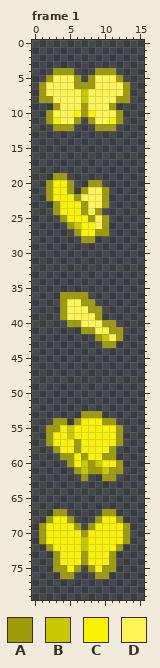
Pixel-art file -- assets/texture/butterfly_16px/butterfly.aseprite. Above, as it was before the edit.
16x80 pixels, 5 frames. Shown: frame 1. The commit also changed other frames, which this record leaves out.
Palette (. is transparent): A #9f9c0b  B #c7c900  C #f9f300  D #fff557
Pixels before, frame 1, first column x 1:
 4 ..AAA...AAA..
 5 .ADDDA.ADDDA.
 6 ADDDDAAADDDDA
 7 ADDDDDBDDDDDA
 8 AADDDDBDDDDAA
 9 ..ADDDADDDA..
10 .ADDDCACDDDA.
11 .ACDDA.ADDCA.
12 ..AAA...AAA..
13 .............
14 .............
15 .............
16 .............
17 .............
18 .............
19 ..AA.........
20 .ACCA..AA....
21 .ACCA.ADDA...
22 .ACCCADDDA...
23 ..ACCCADDA...
24 ..ACCCADA....
25 ...ACCCADA...
26 ....ABCCDA...
27 .....ACCAA...
28 ......AA.....
29 .............
30 .............
31 .............
32 .............
33 .............
34 .............
35 .............
36 ...AAAA......
37 ...ADDAA.....
38 ...ADDDAA....
39 ...ADDDDA....
40 ....AADDDAA..
41 ......AADDAA.
42 ........ABDA.
43 .........AA..
44 .............
45 .............
46 .............
47 .............
48 .............
49 .............
50 .............
51 .............
52 .............
53 ......AAA....
54 ..AA.ACCCAA..
55 .AACBCCCCCCA.
56 .ACCBCCCCCCA.
57 .ACCCACCCCCA.
58 ..ACCACCCCA..
59 ...AACACCAA..
60 ....ACBABCCA.
61 .....ABAABAA.
62 ......A..AA..
63 .............
64 .............
65 .............
66 .............
67 ..AA.....AA..
68 .ACCA...ACCA.
69 ACCCCA.ACCCCA
70 ACCCCCACCCCCA
71 ACCCCCBCCCCCA
72 .ACCCCBCCCCA.
73 ..ACCCACCCA..
74 ..ACCCACCCA..
75 ..AACA.ACAA..
76 ...AA...AA...
Now the later version:
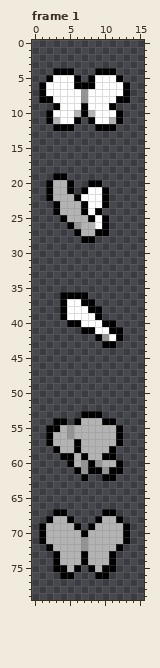
From the commit log: keep butterfly to grayscale
The exact change:
colour A: #9f9c0b -> #000000
colour B: #c7c900 -> #949494
colour C: #f9f300 -> #b3b3b3
colour D: #fff557 -> #ffffff
Changed places in both pictures, as pixel boxes (x1, y1, x2, y2):
changed: (39, 68, 130, 131)
changed: (46, 173, 109, 243)
changed: (60, 292, 123, 348)
changed: (46, 411, 123, 481)
changed: (39, 509, 130, 579)
